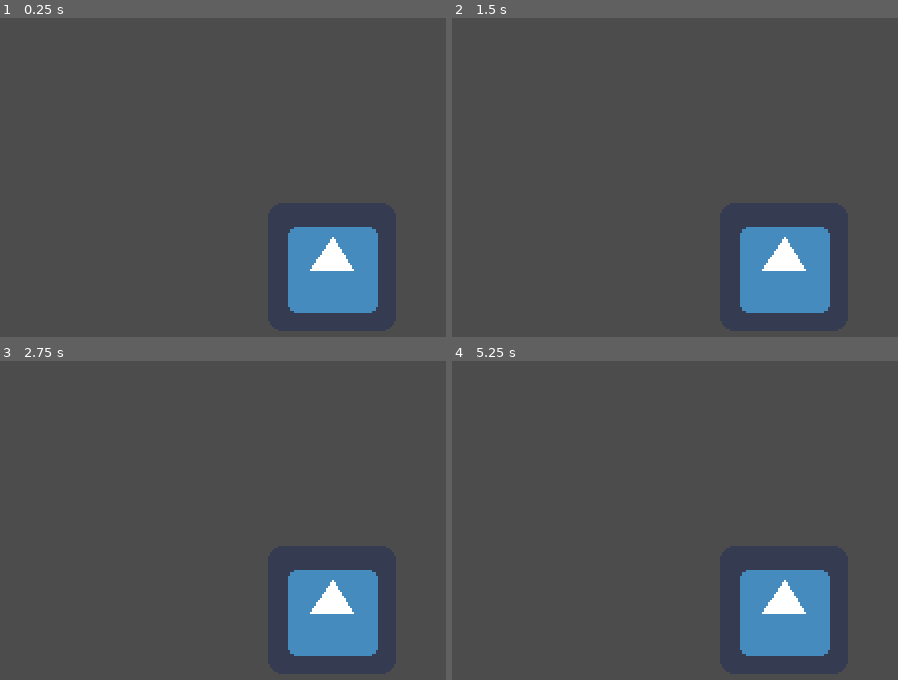
Above: before the commit, frames 1-4 (two rows, left to right).
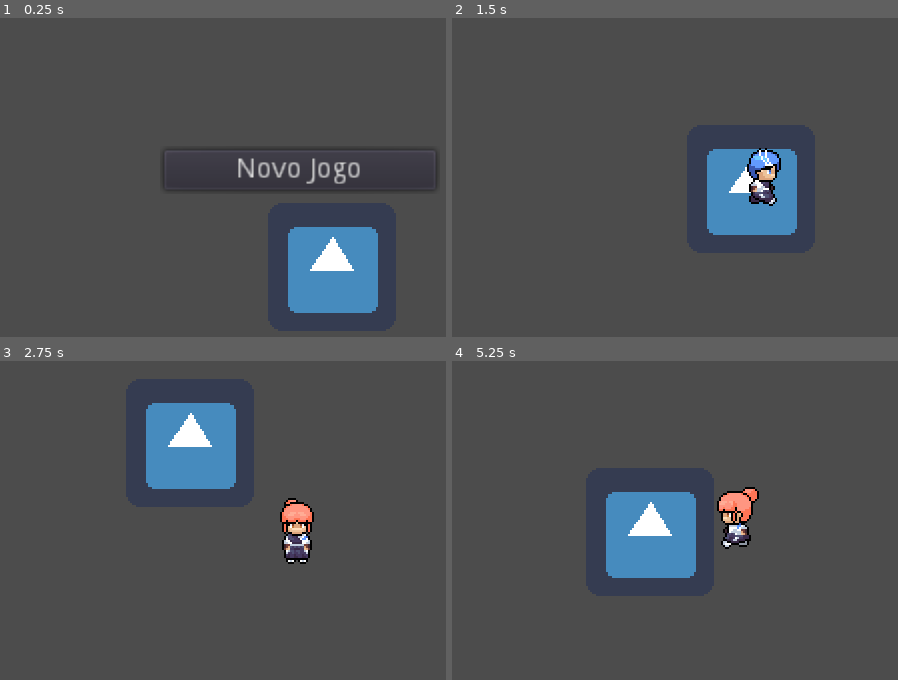
Above: after the commit, the same moments.

Repository: alanfelixnc/ElementsARPG
Game: Godot game, scene res://Game.tscn
The game is run twice, just before and just after one commit, with the same random seed, the same clock (stepped at 60 frames per second) and the same inputs. The engine's default icon, where the game draws it, is replaced by a stand-in: a white triangle on a blue panel in a dark square.
Inputs (mouse positions are in pixels of both pictures, inside the frame that each line leads up to):
- Up to frame 1 (0.25 s): no input
- Up to frame 2 (1.5 s): click (750, 167) at 0.5 s, where only the run after the commit has a clickable "Novo Jogo"; hold Right (ui_right) from 1.28 s (still down); tap 1 (test_select_char_1) at 1.35 s
- Up to frame 3 (2.75 s): release Right (ui_right) at 2.03 s; hold Down (ui_down) from 2.03 s (still down); tap 2 (test_select_char_2) at 2.1 s
- Up to frame 4 (5.25 s): release Down (ui_down) at 2.78 s; hold Right (ui_right) 2.78-3.53 s; tap 1 (test_select_char_1) at 2.85, 4.35 s; hold Up (ui_up) 3.53-4.28 s; tap 2 (test_select_char_2) at 3.6, 5.1 s; hold Left (ui_left) from 4.28 s (still down)

The runs differ from the first frame. In frame 1, 1.3% of the frame differs, in the area x 36-98%, y 41-55%; in frame 2, 10%; in frame 3, 12%; in frame 4, 12%, in the area x 34-85%, y 39-93%.

Commit message:
Menu de novo jogo e instanciamento dinâmico de mapa.

Diff:
--- a/Game.gd
+++ b/Game.gd
@@ -1,4 +1,10 @@
 extends Node2D
+
+# Main menu scene
+var main_menu_scene = preload("res://Menus/MainMenu.tscn")
+
+# Lumina Village scene
+var lumina_village_scene = preload("res://Maps/LuminaVillage.tscn")
 
 ## Player stats ##
 # Player's current level
@@ -59,6 +65,19 @@
 	]
 }
 
+# On ready
+func _ready():
+	var main_menu = main_menu_scene.instance()
+	add_child(main_menu)
+	main_menu.connect("start_new_game", self, "start_new_game")
+
+# On start of a new game
+func start_new_game():
+	var main_menu = $MainMenu
+	main_menu.queue_free()
+	var lumina_village = lumina_village_scene.instance()
+	add_child(lumina_village)
+
 # On every step
 func _process(delta):
 	if Input.is_action_just_pressed("test_select_char_1"):
--- a/Game.tscn
+++ b/Game.tscn
@@ -1,6 +1,5 @@
-[gd_scene load_steps=4 format=2]
+[gd_scene load_steps=3 format=2]
 
-[ext_resource path="res://Maps/LuminaVillage.tscn" type="PackedScene" id=1]
 [ext_resource path="res://Game.gd" type="Script" id=2]
 [ext_resource path="res://icon.png" type="Texture" id=3]
 
@@ -8,8 +7,6 @@
 script = ExtResource( 2 )
 active_character = "Marina"
 
-[node name="Node2D" parent="." instance=ExtResource( 1 )]
-
 [node name="icon" type="Sprite" parent="."]
 position = Vector2( 178.023, 124.365 )
 texture = ExtResource( 3 )
--- a/Maps/LuminaVillage.gd
+++ b/Maps/LuminaVillage.gd
@@ -1,4 +1,4 @@
-extends Node2D
+extends Node
 
 # PlayerOverworld scene
 const PLAYER_OVERWORLD = preload("res://Player/PlayerOverworld.tscn")
@@ -6,11 +6,15 @@
 # Y Sorter of the map
 onready var map_sorter = $YSort
 
+# Player spawn position
+onready var spawn_position = $PlayerSpawn
+
 # Adds the player to the map
-func add_player_to_map(player):
+func add_player_to_map(player, spawn_position):
 	var player_overworld = player.instance()
 	map_sorter.add_child(player_overworld)
+	player_overworld.position = spawn_position.position
 
 # On ready
 func _ready():
-	add_player_to_map(PLAYER_OVERWORLD)
+	add_player_to_map(PLAYER_OVERWORLD, spawn_position)
--- a/Maps/LuminaVillage.tscn
+++ b/Maps/LuminaVillage.tscn
@@ -2,9 +2,12 @@
 
 [ext_resource path="res://Maps/LuminaVillage.gd" type="Script" id=1]
 
-[node name="Node2D" type="Node"]
+[node name="LuminaVillage" type="Node"]
 script = ExtResource( 1 )
 
 [node name="Background" type="Sprite" parent="."]
 
+[node name="PlayerSpawn" type="Position2D" parent="."]
+position = Vector2( 169.5, 129 )
+
 [node name="YSort" type="YSort" parent="."]
--- /dev/null
+++ b/Menus/MainMenu.gd
@@ -0,0 +1,7 @@
+extends Node2D
+
+# Signals when starting a new game
+signal start_new_game
+
+func _on_NewGame_pressed():
+	emit_signal("start_new_game")
--- /dev/null
+++ b/Menus/MainMenu.tscn
@@ -0,0 +1,19 @@
+[gd_scene load_steps=2 format=2]
+
+[ext_resource path="res://Menus/MainMenu.gd" type="Script" id=1]
+
+[node name="MainMenu" type="Node2D"]
+script = ExtResource( 1 )
+
+[node name="MenuCanvas" type="CanvasLayer" parent="."]
+
+[node name="NewGame" type="Button" parent="MenuCanvas"]
+margin_left = 93.8995
+margin_top = 65.5459
+margin_right = 229.899
+margin_bottom = 85.5459
+text = "Novo Jogo"
+__meta__ = {
+"_edit_use_anchors_": false
+}
+[connection signal="pressed" from="MenuCanvas/NewGame" to="." method="_on_NewGame_pressed"]
--- a/Player/PlayerOverworld.tscn
+++ b/Player/PlayerOverworld.tscn
@@ -2,7 +2,7 @@
 
 [ext_resource path="res://Player/PlayerOverworld.gd" type="Script" id=1]
 
-[node name="Node2D" type="Node2D"]
+[node name="PlayerOverworld" type="Node2D"]
 
 [node name="PlayerCamera" type="Camera2D" parent="."]
 current = true
